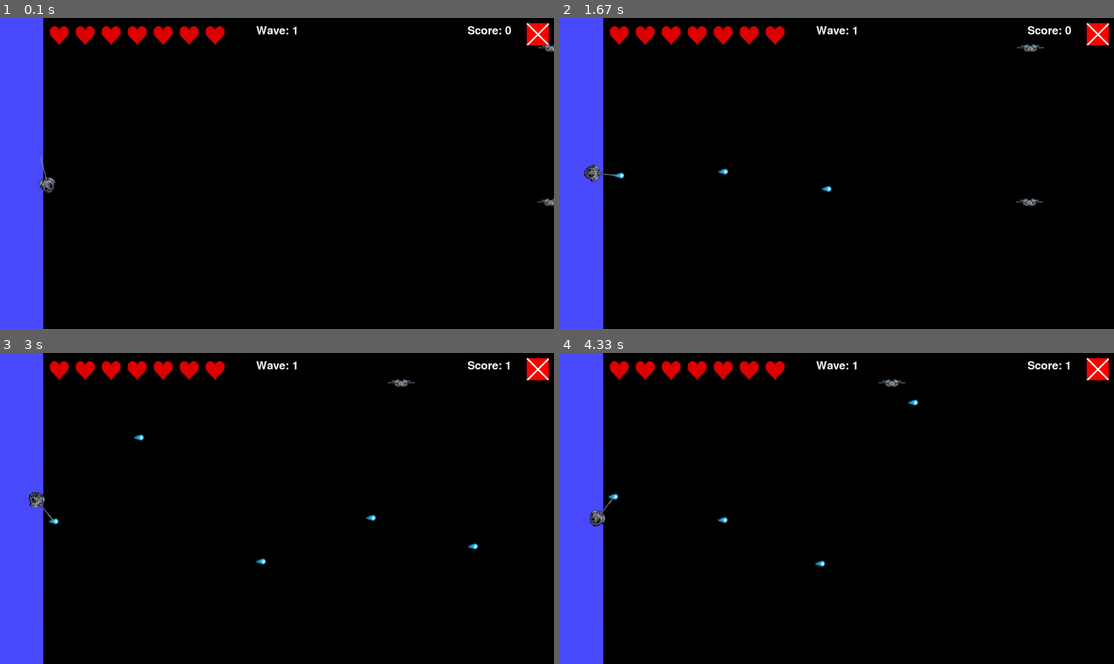
Above: before the commit, frames 1-4 (two rows, left to right).
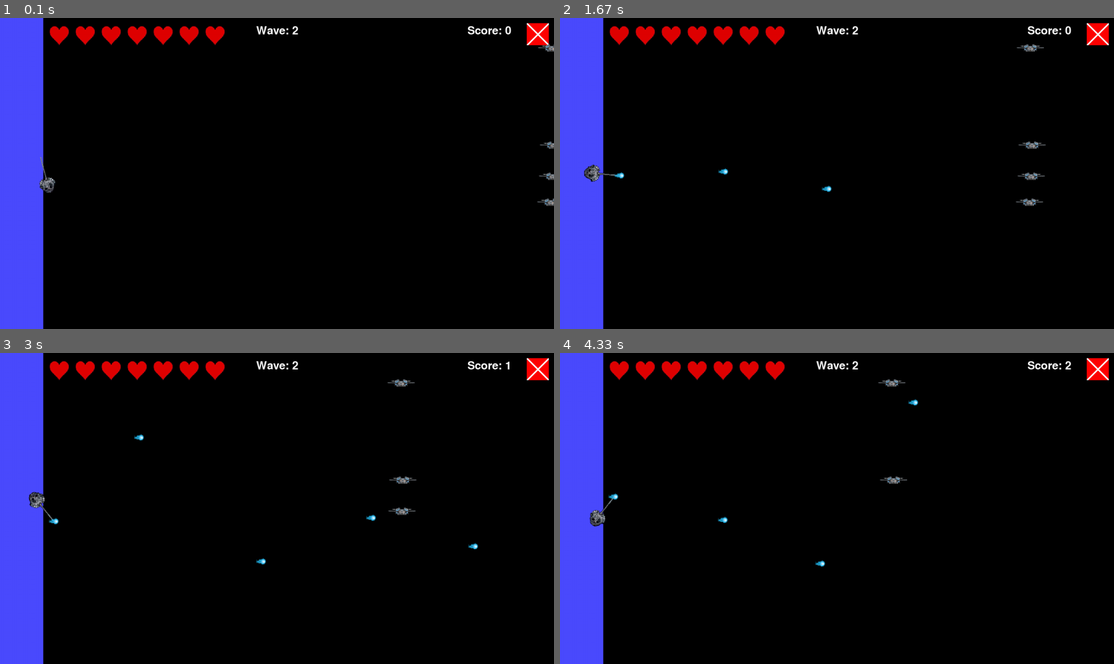
Above: after the commit, the same moments.

Repository: Ethan-Yuheng-Yao/pygame-shooter
Game: pygame game, started from shooter.py
Same seed, same stepped clock (60 frames per second), same inputs: the game is played once before the commit and once after it.
Inputs (mouse positions are in pixels of both pictures, inside the frame that each line leads up to):
- Up to frame 1 (0.1 s): no input
- Up to frame 2 (1.67 s): hold A 0.33-0.87 s; click (814, 185) at 0.95 s; click (1014, 164) at 1.28 s; click (837, 195) at 1.62 s
- Up to frame 3 (3 s): click (144, 511) at 1.95 s; click (332, 576) at 2.28 s; click (105, 461) at 2.62 s; click (105, 580) at 2.95 s
- Up to frame 4 (4.33 s): click (920, 399) at 3.28 s; click (1041, 617) at 3.62 s; click (903, 536) at 3.95 s; click (692, 393) at 4.28 s

The runs differ from the first frame. In frame 1, less than 0.1% of the frame differs, in the area x 52-100%, y 2-53%; in frame 2, 0.1%, in the area x 52-88%, y 2-53%; in frame 3, 0.1%; in frame 4, 0.1%.

Commit message:
added auto-fire and upgrades

Diff:
--- a/shooter.py
+++ b/shooter.py
@@ -15,13 +15,24 @@
 explosion = False
 health = 7
 score = 0
-wave = 0
+wave = 1
 enemies_to_spawn = 0
 enemies_spawned = 0
 time_since_last_spawn = 0
 spawn_timer = 0
 running = True
 
+
+fire_rate_upgrade = 1
+pierce_upgrade = 1
+grenade_fire_rate_upgrade = 1
+bullet_damage_upgrade = 1
+grenade_unlocked = False
+
+
+auto_fire = False
+last_shot_time = 0
+
 class Player(pygame.sprite.Sprite):
     def __init__(self):
         super().__init__()
@@ -41,14 +52,18 @@
         super().__init__()
         self.image = pygame.image.load("graphics/enemy.png").convert_alpha()
         self.image = pygame.transform.scale(self.image, (int(screen_width * 0.05), int(screen_width * 0.015)))
-        self.rect = self.image.get_rect(center=pos)
+        self.rect = self.image.get_rect(center = pos)
 
     def update(self, bullets_group, grenades_group):
         global score, health, running
         if not paused:
             self.rect.x -= int(screen_width * 0.002)
-        bullet_hits = pygame.sprite.spritecollide(self, bullets_group, True)
+        bullet_hits = pygame.sprite.spritecollide(self, bullets_group, False)
         if bullet_hits:
+            for bullet in bullet_hits:
+                bullet.pierce -= 1
+                if bullet.pierce <= 0:
+                    bullet.kill()
             self.kill()
             score += 1
             explosion = ExplosionEnemy(self.rect.center)
@@ -80,10 +95,10 @@
             self.rect.x -= int(screen_width * 0.001)
         bullet_hits = pygame.sprite.spritecollide(self, bullets_group, True)
         if bullet_hits:
-            self.health -= 1
+            self.health -= bullet_damage_upgrade
         grenade_hits = pygame.sprite.spritecollide(self, grenades_group, True)
         if grenade_hits:
-            self.health -= 5
+            self.health -= 7
             explosion = ExplosionGrenade(self.rect.center)
             explosions_group.add(explosion)
         if self.health <= 0:
@@ -109,6 +124,7 @@
         self.rect = self.image.get_rect(center=pos)
         self.pos = pygame.Vector2(pos)
         self.vel = pygame.Vector2(int(screen_width * 0.01), 0).rotate(angle)
+        self.pierce = pierce_upgrade
 
     def update(self):
         if not paused:
@@ -158,7 +174,6 @@
                     score += boss.health
                     start_new_wave()
 
-
 class ExplosionEnemy(pygame.sprite.Sprite):
     def __init__(self, pos):
         super().__init__()
@@ -192,8 +207,6 @@
                 enemy.kill()
                 explosion = ExplosionEnemy(enemy.rect.center)
                 explosions_group.add(explosion)
-
-
 
 close_button = pygame.Surface((int(screen_width * 0.04), int(screen_width * 0.04)))
 close_button.fill((255, 0, 0))
@@ -238,6 +251,43 @@
 def take_screenshot():
     pygame.image.save(screen, "screenshot.png")
 
+def show_upgrade_menu():
+    global fire_rate_upgrade, pierce_upgrade, grenade_fire_rate_upgrade, bullet_damage_upgrade, grenade_unlocked
+    upgrade_menu = True
+    while upgrade_menu:
+        for event in pygame.event.get():
+            if event.type == pygame.QUIT:
+                pygame.quit()
+                exit()
+            if event.type == pygame.KEYDOWN:
+                if event.key == pygame.K_1:
+                    fire_rate_upgrade += 1
+                    upgrade_menu = False
+                elif event.key == pygame.K_2:
+                    pierce_upgrade += 1
+                    upgrade_menu = False
+                elif event.key == pygame.K_3:
+                    grenade_fire_rate_upgrade += 1
+                    if not grenade_unlocked:
+                        grenade_unlocked = True
+                    upgrade_menu = False
+                elif event.key == pygame.K_4:
+                    bullet_damage_upgrade += 1
+                    upgrade_menu = False
+
+        screen.fill((0, 0, 0))
+        upgrade_text = font_.render("Choose an upgrade:", True, (255, 255, 255))
+        screen.blit(upgrade_text, (screen_width // 2 - 150, screen_height // 2 - 100))
+        upgrade_text1 = font.render("1. Fire Rate", True, (255, 255, 255))
+        screen.blit(upgrade_text1, (screen_width // 2 - 150, screen_height // 2 - 50))
+        upgrade_text2 = font.render("2. Pierce", True, (255, 255, 255))
+        screen.blit(upgrade_text2, (screen_width // 2 - 150, screen_height // 2))
+        upgrade_text3 = font.render("3. Grenade Fire Rate", True, (255, 255, 255))
+        screen.blit(upgrade_text3, (screen_width // 2 - 150, screen_height // 2 + 50))
+        upgrade_text4 = font.render("4. Bullet Damage", True, (255, 255, 255))
+        screen.blit(upgrade_text4, (screen_width // 2 - 150, screen_height // 2 + 100))
+        pygame.display.update()
+
 start_new_wave()
 
 while True:
@@ -253,13 +303,16 @@
                     if close_button_rect.collidepoint(mouse_pos):
                         pygame.quit()
                         exit()
-                    rel_x, rel_y = mouse_pos[0] - player.rect.centerx, mouse_pos[1] - player.rect.centery
-                    angle = math.degrees(math.atan2(rel_y, rel_x))
-                    bullet = Bullet(player.rect.center, angle)
-                    bullets_group.add(bullet)
+                    current_time = pygame.time.get_ticks()
+                    if current_time - last_shot_time >= 300 / fire_rate_upgrade:
+                        rel_x, rel_y = mouse_pos[0] - player.rect.centerx, mouse_pos[1] - player.rect.centery
+                        angle = math.degrees(math.atan2(rel_y, rel_x))
+                        bullet = Bullet(player.rect.center, angle)
+                        bullets_group.add(bullet)
+                        last_shot_time = current_time
 
             if event.type == pygame.KEYDOWN:
-                if event.key == pygame.K_SPACE:
+                if event.key == pygame.K_SPACE and grenade_unlocked:
                     rel_x, rel_y = mouse_pos[0] - player.rect.centerx, mouse_pos[1] - player.rect.centery
                     angle = math.degrees(math.atan2(-rel_y, -rel_x))
                     angle += 180
@@ -271,6 +324,12 @@
 
                 if event.key == pygame.K_s:
                     take_screenshot()
+
+                if event.key == pygame.K_a:
+                    if auto_fire:
+                        auto_fire = False
+                    else:
+                        auto_fire = True
 
         else:
             if event.type == pygame.MOUSEBUTTONDOWN:
@@ -353,5 +412,16 @@
                 if spawn_timer >= spawn_interval:
                     start_new_wave()
                     spawn_timer = 0
+                    show_upgrade_menu()
+
+
+        if auto_fire and not paused:
+            current_time = pygame.time.get_ticks()
+            if current_time - last_shot_time >= 500 / fire_rate_upgrade:
+                rel_x, rel_y = mouse_pos[0] - player.rect.centerx, mouse_pos[1] - player.rect.centery
+                angle = math.degrees(math.atan2(rel_y, rel_x))
+                bullet = Bullet(player.rect.center, angle)
+                bullets_group.add(bullet)
+                last_shot_time = current_time
 
     clock.tick(60)
Binary file changed: screenshot.png
